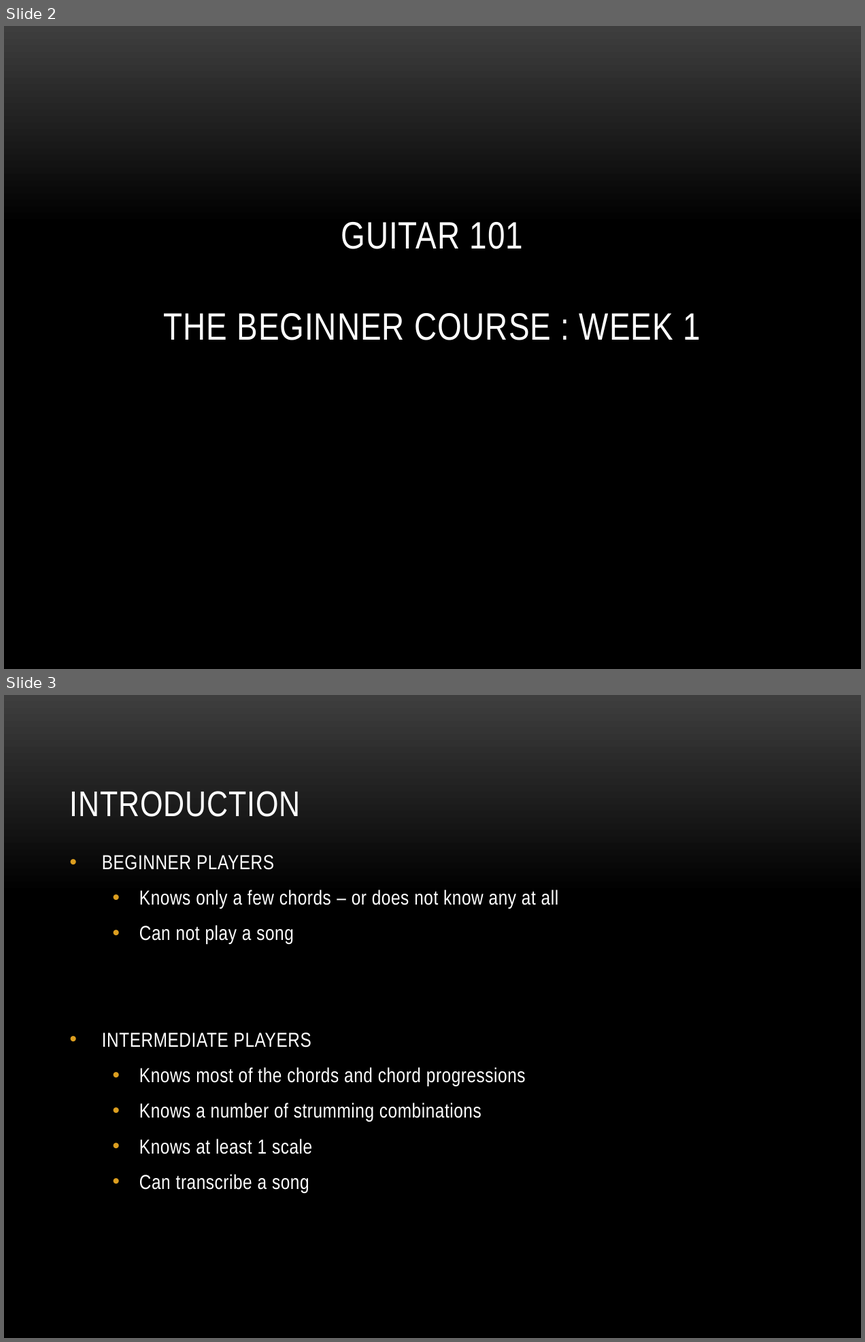
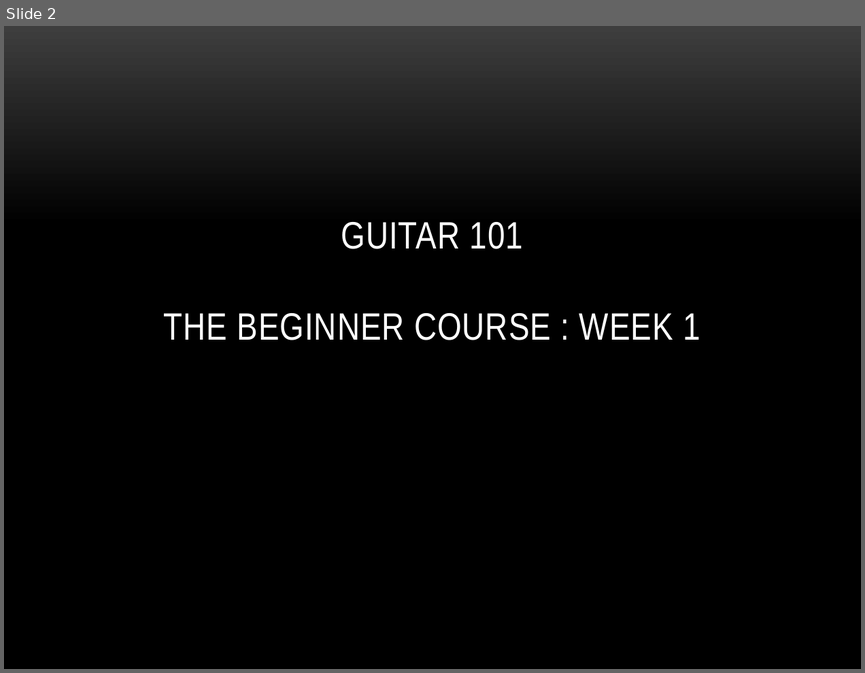
Before and after one commit to GrejSegura/datasciencecoursera, a slide deck: Assignments_Quizzes/Guitar Lessons/week 1/Week 1 v1.pptx. Shown one above the other, each under a label of ours: slides 2 and 3 before the commit, slide 2 after it. The pictures are 865x1342 and 865x673 pixels, drawn with LibreOffice and Linux fonts; fonts in the diff are those of the drawing; background and template pictures are left out. Boxes give left, top, right and bottom in pixels: in the first picture for what was removed or moved away, otherwise in the second. Text is boxed around its words. In the diff, an @@ line names an element or a change of style, - is before the commit and + after.

```diff
--- a/Assignments_Quizzes/Guitar Lessons/week 1/Week 1 v1.pptx
+++ b/Assignments_Quizzes/Guitar Lessons/week 1/Week 1 v1.pptx
@@ slide 3 removed at (4,695,861,1338), background picture (left out) @@
@@ title removed at (70,791,300,817) @@
-INTRODUCTION
@@ text removed at (102,855,559,1193) @@
-• BEGINNER PLAYERS
-  • Knows only a few chords – or does not know any at all
-  • Can not play a song
-• INTERMEDIATE PLAYERS
-  • Knows most of the chords and chord progressions
-  • Knows a number of strumming combinations
-  • Knows at least 1 scale
-  • Can transcribe a song
```
Also in this commit, not shown: 2 slides changed, 3 slides added.
